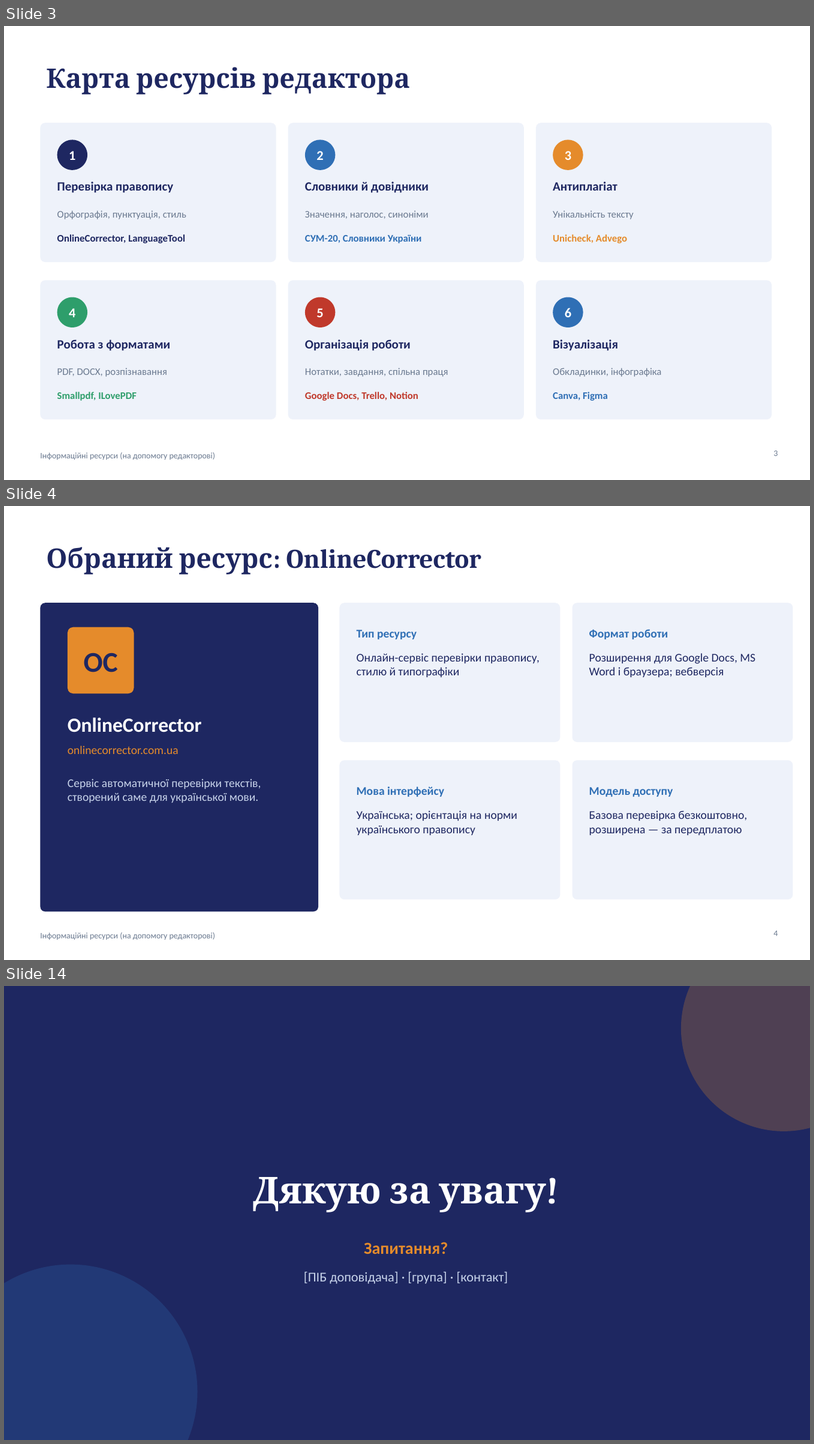
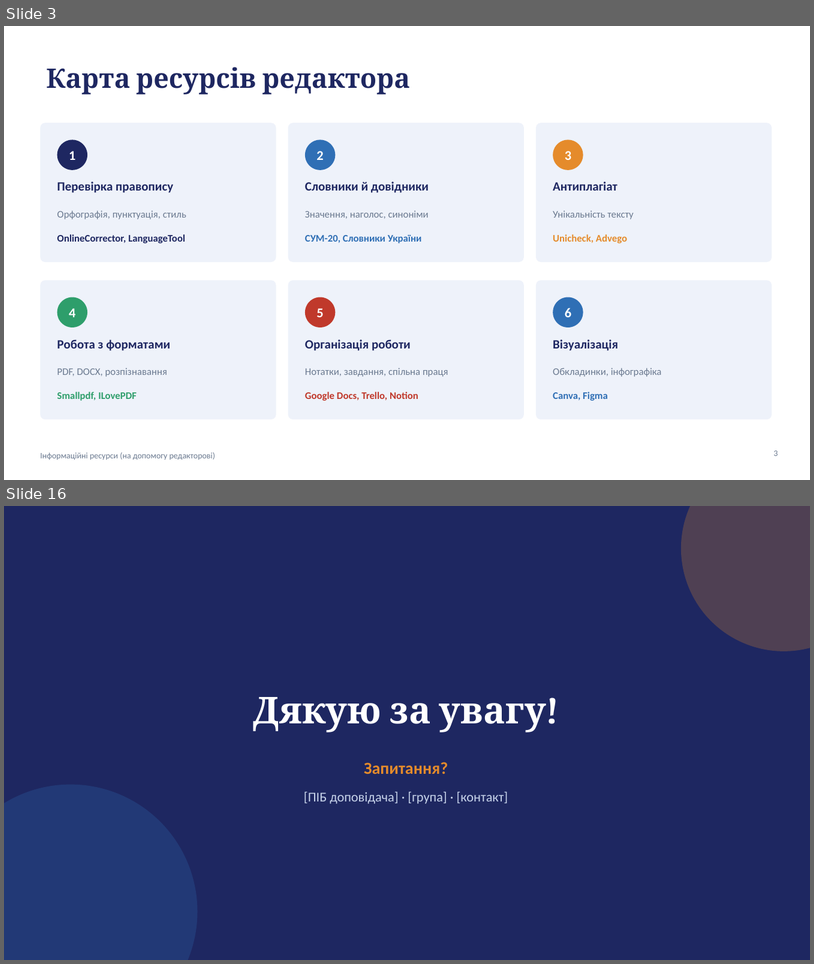
Before and after one commit to anesvidomin/VR, a slide deck: Informatsiini-resursy-OnlineCorrector.pptx. Shown one above the other, each under a label of ours: slides 3, 4 and 14 before the commit, slides 3 and 16 after it; the slides between them are not shown. The pictures are 814x1444 and 814x964 pixels, drawn with LibreOffice and Linux fonts; fonts in the diff are those of the drawing. Boxes give left, top, right and bottom in pixels: in the first picture for what was removed or moved away, otherwise in the second. Text is boxed around its words. In the diff, an @@ line names an element or a change of style, - is before the commit and + after.

```diff
--- a/Informatsiini-resursy-OnlineCorrector.pptx
+++ b/Informatsiini-resursy-OnlineCorrector.pptx
@@ slide 4 removed at (x1=4, y1=506, x2=810, y2=960), background #FFFFFF; not listed: 1 template element that a slide beside it also shows @@
@@ title removed at (x1=46, y1=547, x2=482, y2=574) @@
-Обраний ресурс: OnlineCorrector
@@ rounded rectangle removed at (x1=40, y1=603, x2=318, y2=912) @@
@@ rounded rectangle removed at (x1=340, y1=603, x2=561, y2=742) @@
@@ rounded rectangle removed at (x1=573, y1=603, x2=794, y2=742) @@
@@ rounded rectangle removed at (x1=68, y1=627, x2=134, y2=694) @@
@@ text removed at (x1=357, y1=630, x2=417, y2=639) @@
-Тип ресурсу
@@ text removed at (x1=590, y1=629, x2=669, y2=639) @@
-Формат роботи
@@ text removed at (x1=84, y1=653, x2=118, y2=672) @@
-OC
@@ text removed at (x1=357, y1=653, x2=540, y2=678) @@
-Онлайн-сервіс перевірки правопису, стилю й типографіки
@@ text removed at (x1=590, y1=653, x2=756, y2=677) @@
-Розширення для Google Docs, MS Word і браузера; вебверсія
@@ text removed at (x1=68, y1=717, x2=202, y2=732) @@
-OnlineCorrector
@@ text removed at (x1=68, y1=745, x2=179, y2=754) @@
-onlinecorrector.com.ua
@@ rounded rectangle removed at (x1=340, y1=760, x2=561, y2=899) @@
@@ rounded rectangle removed at (x1=573, y1=760, x2=794, y2=899) @@
@@ text removed at (x1=68, y1=778, x2=261, y2=802) @@
-Сервіс автоматичної перевірки текстів, створений саме для української мови.
@@ text removed at (x1=357, y1=786, x2=444, y2=796) @@
-Мова інтерфейсу
@@ text removed at (x1=590, y1=787, x2=674, y2=796) @@
-Модель доступу
@@ text removed at (x1=357, y1=810, x2=518, y2=835) @@
-Українська; орієнтація на норми українського правопису
@@ text removed at (x1=590, y1=810, x2=747, y2=835) @@
-Базова перевірка безкоштовно, розширена — за передплатою
@@ page number removed at (x1=774, y1=930, x2=778, y2=936) @@
-4
@@ what was slide 14 is now slide 16 @@
```
Also in this commit, not shown: 8 slides changed, 4 slides added, 1 other slide removed.
